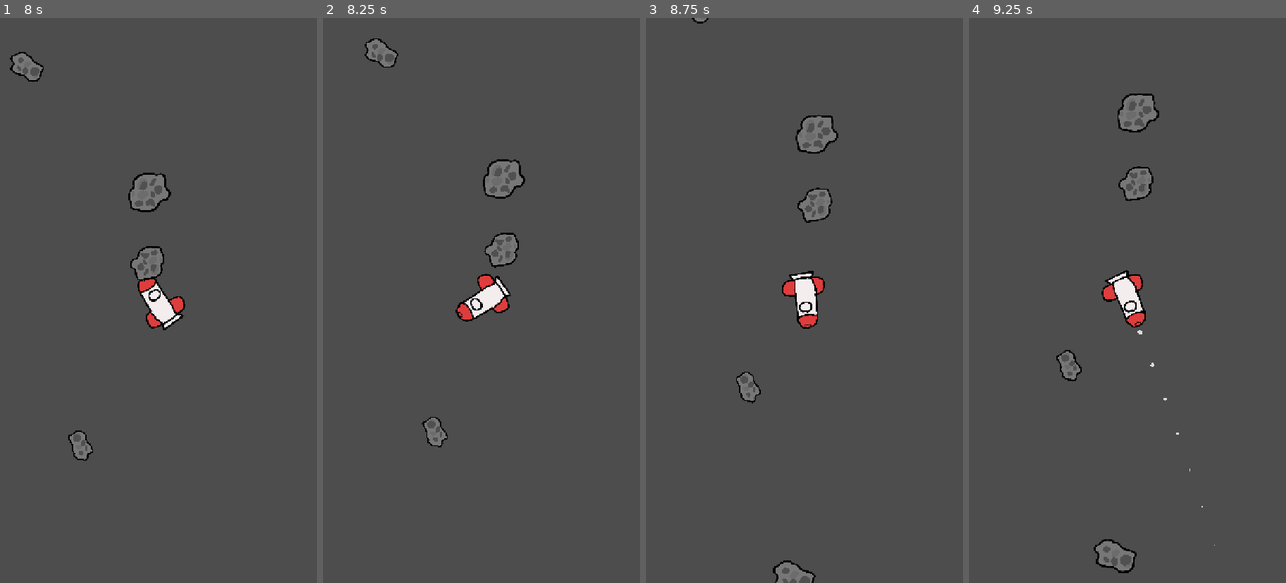
Above: before the commit, frames 1-4 (left to right).
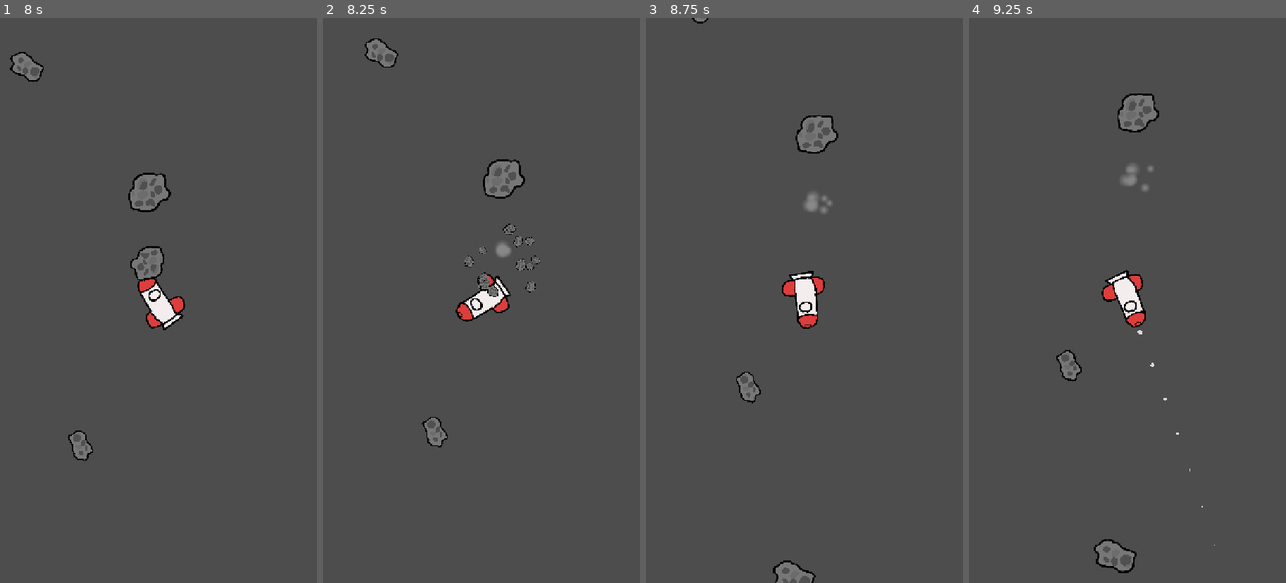
Above: after the commit, the same moments.

Repository: dunkbing/rocket
Game: Godot game, scene res://scenes/main.tscn
Same seed, same stepped clock (60 frames per second), same inputs: the game is played once before the commit and once after it.
Inputs (mouse positions are in pixels of both pictures, inside the frame that each line leads up to):
- Up to frame 1 (8 s): tap Enter at 0.5 s; move the mouse to (228, 272) at 0.52 s; click (228, 272) at 0.67 s; drag from (95, 328) to (142, 413) at 1.27 s; move the mouse to (190, 176) at 2.02 s; click (190, 176) at 2.17 s; drag from (142, 413) to (63, 215) at 2.77 s; move the mouse to (253, 385) at 3.52 s; click (253, 385) at 3.67 s; drag from (63, 215) to (110, 159) at 4.27 s; move the mouse to (174, 300) at 5.02 s; click (174, 300) at 5.17 s; drag from (110, 159) to (95, 328) at 5.77 s; move the mouse to (228, 272) at 6.52 s; click (228, 272) at 6.67 s; drag from (95, 328) to (142, 413) at 7.27 s
- Up to frame 2 (8.25 s): move the mouse to (513, 176) at 8.02 s; click (513, 176) at 8.17 s
- Up to frame 3 (8.75 s): no input
- Up to frame 4 (9.25 s): drag from (1111, 413) to (1032, 215) at 8.77 s

Frame 1 is identical in both runs. In frame 2, 0.7% of the frame differs, in the area x 44-69%, y 36-50%; in frame 3, 0.3%; in frame 4, 0.4%.

Commit message:
add explosion

Diff:
--- /dev/null
+++ b/scenes/explosion.gd
@@ -0,0 +1,16 @@
+extends GPUParticles2D
+
+# One-shot explosion: fire this emitter plus any GPUParticles2D children (e.g.
+# a smoke layer), then free the whole thing once the longest burst is done.
+
+
+func _ready() -> void:
+    emitting = true
+    var longest: float = lifetime
+    for child in get_children():
+        if child is GPUParticles2D:
+            child.emitting = true
+            longest = maxf(longest, child.lifetime)
+    # Small buffer so the last particles finish fading before we free.
+    await get_tree().create_timer(longest + 0.3).timeout
+    queue_free()
--- /dev/null
+++ b/scenes/explosion.tscn
@@ -0,0 +1,69 @@
+[gd_scene format=3 uid="uid://dbk6orcqn8ok0"]
+
+[ext_resource type="Script" uid="uid://dklqcusmn4air" path="res://scenes/explosion.gd" id="1_17npe"]
+[ext_resource type="Texture2D" uid="uid://bduj48fkfohr3" path="res://assets/rock1.png" id="1_nfeox"]
+
+[sub_resource type="Curve" id="Curve_nfeox"]
+_data = [Vector2(0, 1), 0.0, 0.0, 0, 0, Vector2(1, 0), 0.0, 0.0, 0, 0]
+point_count = 2
+
+[sub_resource type="CurveTexture" id="CurveTexture_aw4cw"]
+curve = SubResource("Curve_nfeox")
+
+[sub_resource type="ParticleProcessMaterial" id="ParticleProcessMaterial_nfeox"]
+particle_flag_disable_z = true
+emission_shape = 1
+emission_sphere_radius = 1.0
+direction = Vector3(0, 0, 0)
+spread = 180.0
+initial_velocity_min = 150.0
+initial_velocity_max = 350.0
+angular_velocity_min = -360.0
+angular_velocity_max = 359.99997
+gravity = Vector3(0, 980, 0)
+scale_min = 0.049999997
+scale_max = 0.099999994
+scale_curve = SubResource("CurveTexture_aw4cw")
+
+[sub_resource type="Gradient" id="Gradient_nfeox"]
+colors = PackedColorArray(1, 1, 1, 1, 1, 1, 1, 0)
+
+[sub_resource type="GradientTexture2D" id="GradientTexture2D_aw4cw"]
+gradient = SubResource("Gradient_nfeox")
+fill = 1
+fill_from = Vector2(0.5, 0.5)
+fill_to = Vector2(0.5, 0)
+
+[sub_resource type="ParticleProcessMaterial" id="ParticleProcessMaterial_aw4cw"]
+particle_flag_disable_z = true
+emission_shape = 1
+emission_sphere_radius = 6.0
+direction = Vector3(0, 0, 0)
+spread = 180.0
+initial_velocity_min = 20.0
+initial_velocity_max = 60.0
+gravity = Vector3(0, -40, 0)
+damping_min = 20.0
+damping_max = 40.0
+scale_min = 0.29999998
+scale_max = 0.59999996
+color = Color(0.53333336, 0.53333336, 0.53333336, 1)
+
+[node name="Explosion" type="GPUParticles2D" unique_id=2045147281]
+emitting = false
+amount = 16
+texture = ExtResource("1_nfeox")
+lifetime = 0.8
+one_shot = true
+explosiveness = 1.0
+process_material = SubResource("ParticleProcessMaterial_nfeox")
+script = ExtResource("1_17npe")
+
+[node name="Smoke" type="GPUParticles2D" parent="." unique_id=1208794943]
+emitting = false
+amount = 10
+texture = SubResource("GradientTexture2D_aw4cw")
+lifetime = 1.2
+one_shot = true
+explosiveness = 0.8
+process_material = SubResource("ParticleProcessMaterial_aw4cw")
--- /dev/null
+++ b/scenes/rock.gd
@@ -0,0 +1,30 @@
+extends StaticBody2D
+
+## Particle explosion spawned when this rock is destroyed.
+@export var explosion_scene: PackedScene
+
+var _exploded: bool = false
+
+
+func _ready() -> void:
+    # The rocket looks for this group to know what it can destroy.
+    add_to_group("rocks")
+
+
+## Called by the rocket when it hits this rock.
+func explode() -> void:
+    if _exploded:
+        return
+    _exploded = true
+    # Defer: we're inside a physics collision callback, so we can't change the
+    # scene tree right now.
+    _do_explode.call_deferred()
+
+
+func _do_explode() -> void:
+    if explosion_scene:
+        var fx: Node2D = explosion_scene.instantiate()
+        fx.global_position = global_position
+        # Add to the scene root so the effect outlives this rock.
+        get_tree().current_scene.add_child(fx)
+    queue_free()
--- a/scenes/rock_1.tscn
+++ b/scenes/rock_1.tscn
@@ -1,9 +1,13 @@
 [gd_scene format=3 uid="uid://jpnhx07hmtcd"]
 
+[ext_resource type="Script" uid="uid://1rvcofwudbos" path="res://scenes/rock.gd" id="1_5yrgr"]
 [ext_resource type="Texture2D" uid="uid://bduj48fkfohr3" path="res://assets/rock1.png" id="1_yitr1"]
+[ext_resource type="PackedScene" uid="uid://dbk6orcqn8ok0" path="res://scenes/explosion.tscn" id="2_nkco8"]
 
 [node name="Rock1" type="StaticBody2D" unique_id=901040342]
 collision_layer = 2
+script = ExtResource("1_5yrgr")
+explosion_scene = ExtResource("2_nkco8")
 
 [node name="Sprite2D" type="Sprite2D" parent="." unique_id=1606913780]
 texture = ExtResource("1_yitr1")
--- a/scenes/rock_2.tscn
+++ b/scenes/rock_2.tscn
@@ -1,9 +1,13 @@
 [gd_scene format=3 uid="uid://jgdkm3usd8q2"]
 
 [ext_resource type="Texture2D" uid="uid://c1n6s0nsc1dm1" path="res://assets/rock2.png" id="1_dco6i"]
+[ext_resource type="Script" uid="uid://1rvcofwudbos" path="res://scenes/rock.gd" id="1_hmj1u"]
+[ext_resource type="PackedScene" uid="uid://dbk6orcqn8ok0" path="res://scenes/explosion.tscn" id="2_04xd7"]
 
 [node name="Rock2" type="StaticBody2D" unique_id=901040342]
 collision_layer = 2
+script = ExtResource("1_hmj1u")
+explosion_scene = ExtResource("2_04xd7")
 
 [node name="Sprite2D" type="Sprite2D" parent="." unique_id=1606913780]
 texture = ExtResource("1_dco6i")
--- a/scenes/rocket.gd
+++ b/scenes/rocket.gd
@@ -27,6 +27,16 @@
     # Rocket sits still until launched.
     freeze = true
     _clear_trajectory()
+    # Report contacts so we can blow up rocks we hit.
+    contact_monitor = true
+    max_contacts_reported = 4
+    body_entered.connect(_on_body_entered)
+
+
+func _on_body_entered(body: Node) -> void:
+    # Rocks add themselves to the "rocks" group in their _ready().
+    if body.is_in_group("rocks") and body.has_method("explode"):
+        body.explode()
 
 
 func _input(event: InputEvent) -> void:
Not shown, added: scenes/explosion.gd.uid
Not shown, added: scenes/rock.gd.uid
